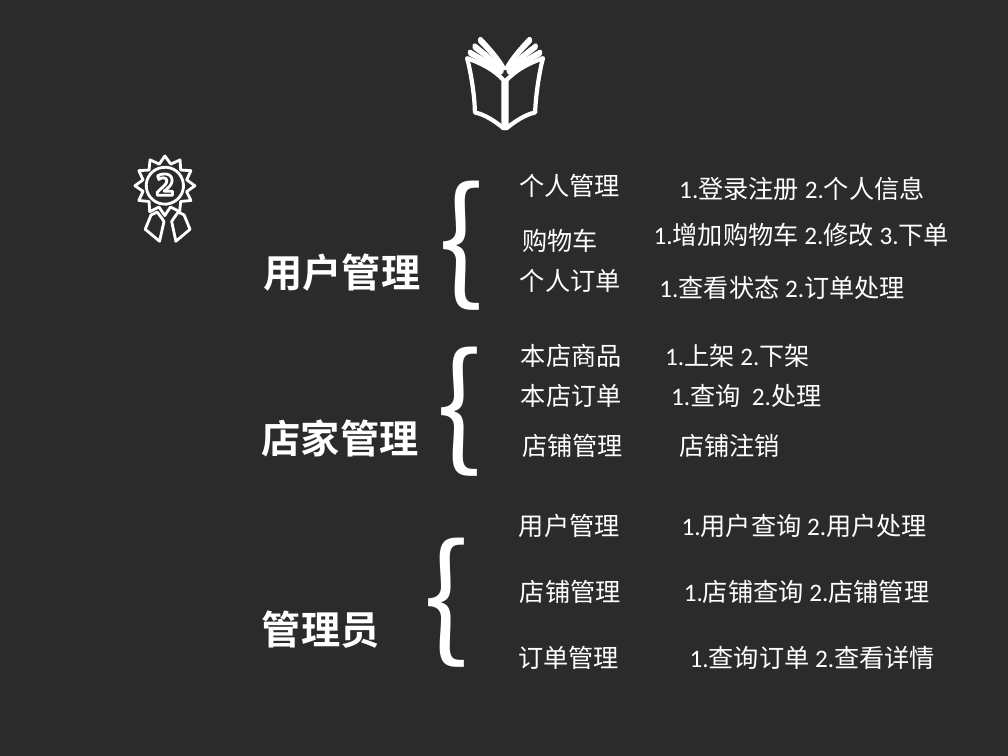
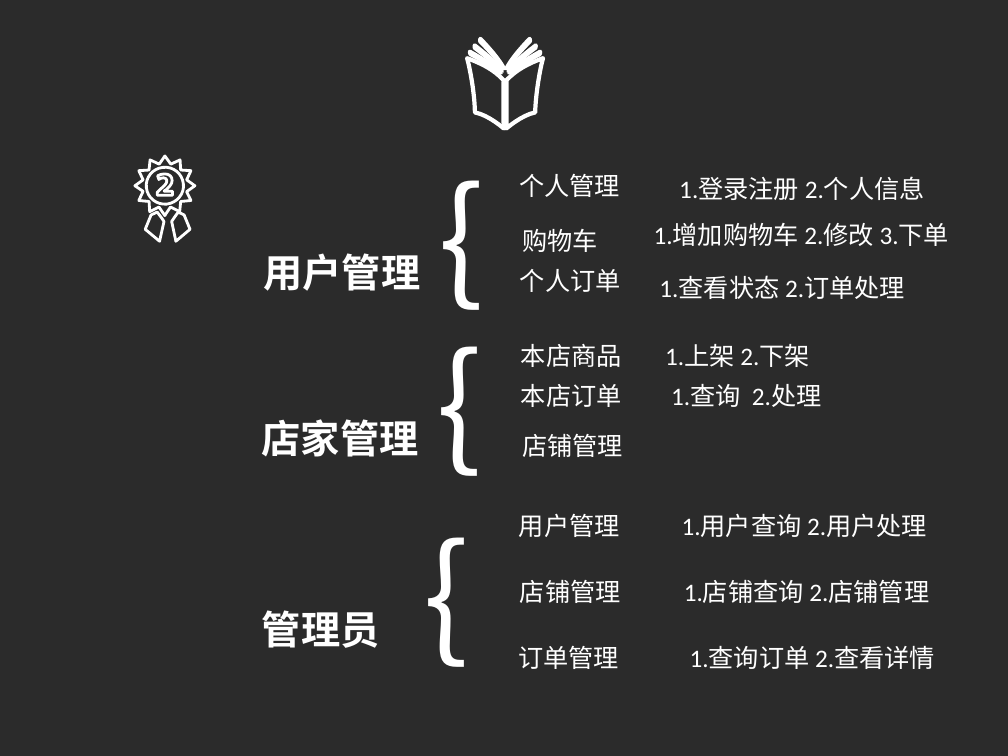
Before and after one commit to yjhh/paper, a slide deck: slide 5 of 答辩ppt2003.ppt. Drawn at 1008x756 pixels with LibreOffice and Linux fonts; fonts in the diff are those of the drawing; background and template pictures are left out; a plain dark background stands for a picture behind light text. Boxes give left, top, right and bottom in pixels: in the first picture for what was removed or moved away, otherwise in the second. Text is boxed around its words. In the diff, an @@ line names an element or a change of style, - is before the commit and + after.

```diff
--- a/答辩ppt2003.ppt
+++ b/答辩ppt2003.ppt
@@ text removed at (679, 433, 780, 457) @@
-店铺注销
```
Also in this commit, not shown: 2 other files.
